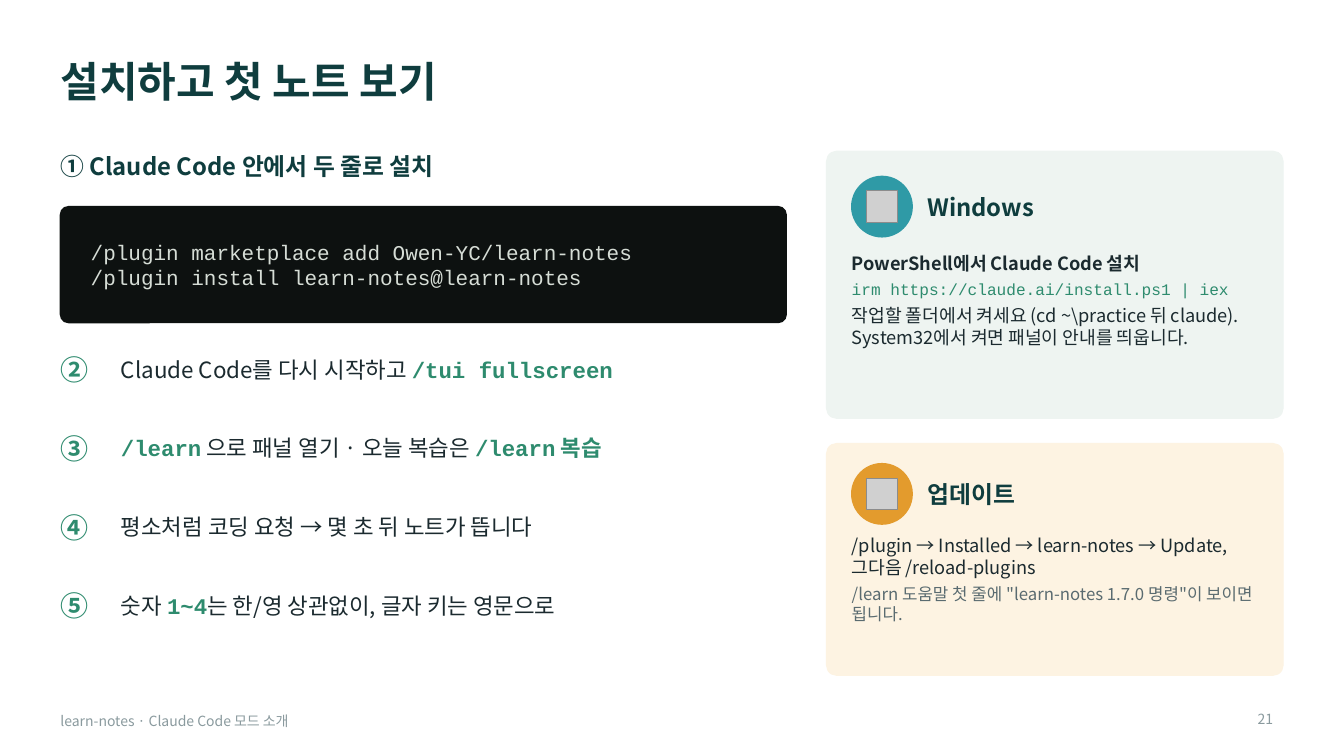
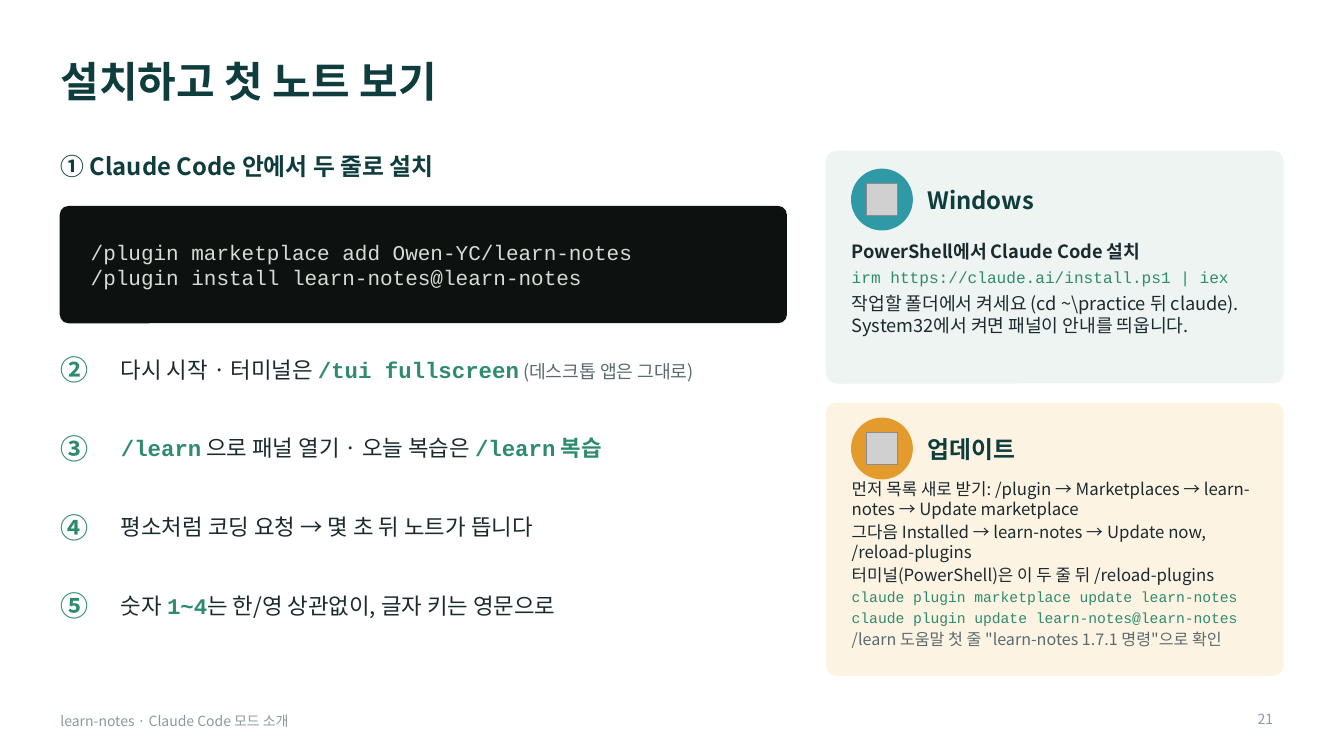
Before and after one commit to Owen-YC/learn-notes, a slide deck: slide 21 of docs/team/learn-notes-intro.pptx. Drawn at 1344x756 pixels with LibreOffice and Linux fonts; fonts in the diff are those of the drawing; grey boxes stand for pictures. Boxes give left, top, right and bottom in pixels: in the first picture for what was removed or moved away, otherwise in the second. Text is boxed around its words. In the diff, an @@ line names an element or a change of style, - is before the commit and + after.

```diff
--- a/docs/team/learn-notes-intro.pptx
+++ b/docs/team/learn-notes-intro.pptx
@@ rounded rectangle: place and size @@
-rounded rectangle at bbox=[827, 151, 1284, 418]
+rounded rectangle at bbox=[827, 151, 1284, 383]
@@ rounded rectangle at bbox=[827, 151, 1284, 383]: proportions changed @@
@@ 1 picture, 1 text, 1 ellipse: place and size @@
-1 picture, 1 text, 1 ellipse at bbox=[852, 176, 1034, 237]
+1 picture, 1 text, 1 ellipse at bbox=[852, 169, 1034, 230]
@@ text "PowerShell에서 Claude Code 설치": place and size @@
-text "PowerShell에서 Claude Code 설치" at bbox=[852, 254, 1239, 349]
+text "PowerShell에서 Claude Code 설치" at bbox=[852, 242, 1239, 337]
@@ text at bbox=[121, 359, 694, 382]: text changed; text colour #1B2A2F to #2E8B6E @@
-Claude Code를 다시 시작하고 /tui fullscreen
+다시 시작 · 터미널은 /tui fullscreen (데스크톱 앱은 그대로)
@@ rounded rectangle at bbox=[827, 403, 1284, 676]: proportions changed @@
@@ rounded rectangle: place and size @@
-rounded rectangle at bbox=[827, 444, 1284, 676]
+rounded rectangle at bbox=[827, 403, 1284, 676]
@@ 1 picture, 1 text, 1 ellipse: place and size @@
-1 picture, 1 text, 1 ellipse at bbox=[852, 464, 1015, 524]
+1 picture, 1 text, 1 ellipse at bbox=[852, 418, 1015, 479]
@@ text at bbox=[852, 478, 1250, 648]: text changed; size 13 to 12 pt @@
-/plugin → Installed → learn-notes → Update, 그다음 /reload-plugins
-/learn 도움말 첫 줄에 "learn-notes 1.7.0 명령"이 보이면 됩니다.
+먼저 목록 새로 받기: /plugin → Marketplaces → learn-notes → Update marketplace
+그다음 Installed → learn-notes → Update now, /reload-plugins
+터미널(PowerShell)은 이 두 줄 뒤 /reload-plugins
+claude plugin marketplace update learn-notes
+claude plugin update learn-notes@learn-notes
+/learn 도움말 첫 줄 "learn-notes 1.7.1 명령"으로 확인
```
Also in this commit, not shown: 3 other slides changed, 10 other files.
